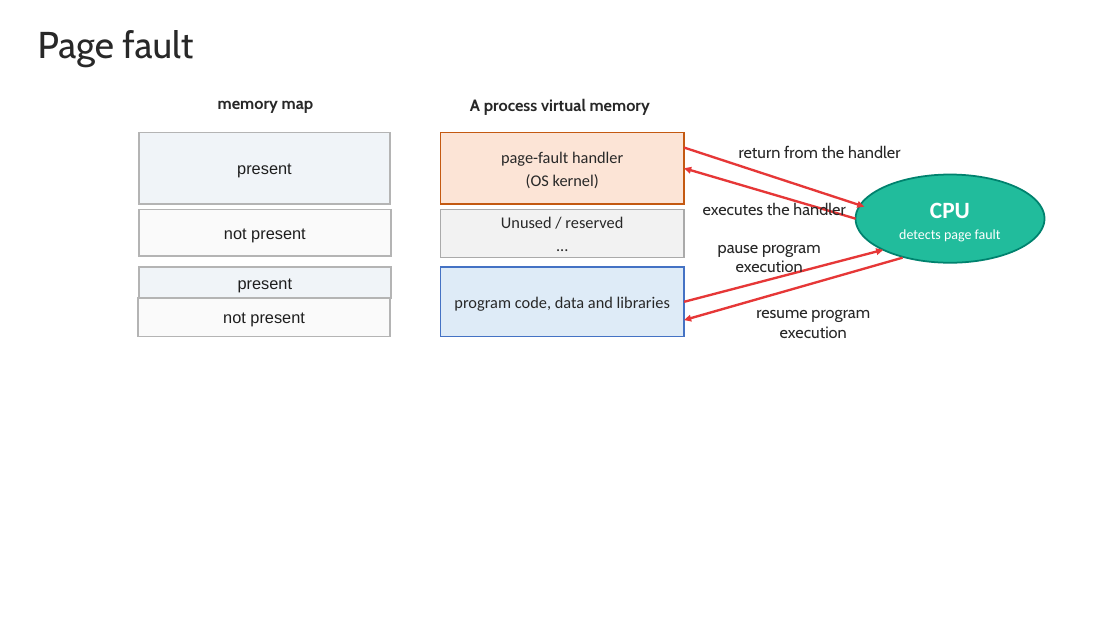
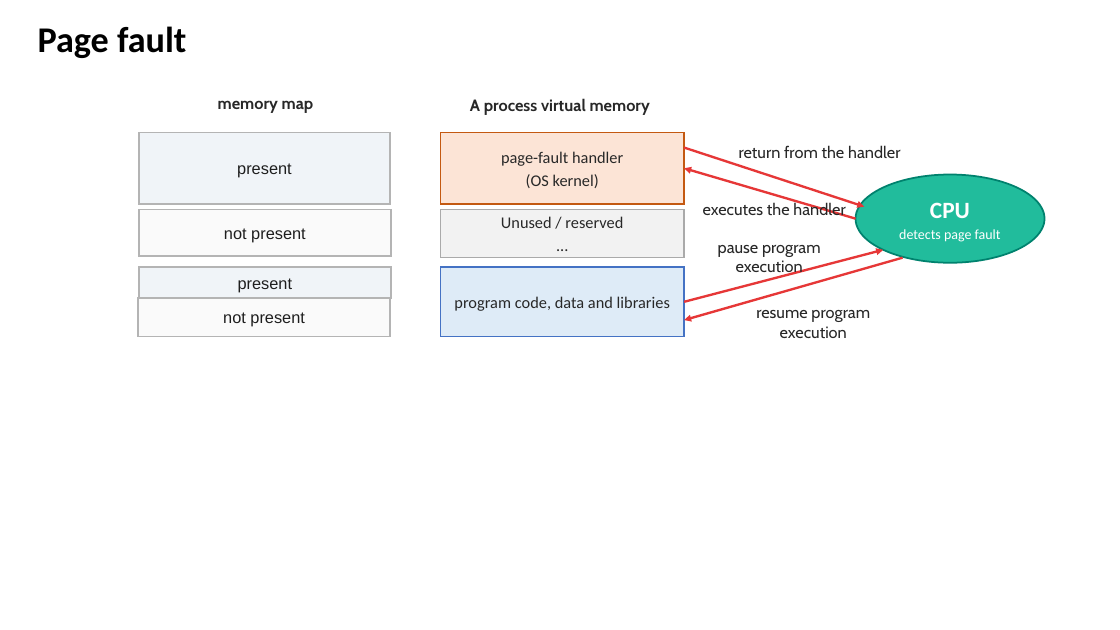
Before and after one commit to zhangzhics/CITS5503_Sem2, a slide deck: slide 16 of Live-lecture-slides/CITS5503Virtualization_DynamoDB_week4.pptx. Drawn at 1120x630 pixels with LibreOffice and Linux fonts; fonts in the diff are those of the drawing. Boxes give left, top, right and bottom in pixels: in the first picture for what was removed or moved away, otherwise in the second. Text is boxed around its words. In the diff, an @@ line names an element or a change of style, - is before the commit and + after.

```diff
--- a/Live-lecture-slides/CITS5503Virtualization_DynamoDB_week4.pptx
+++ b/Live-lecture-slides/CITS5503Virtualization_DynamoDB_week4.pptx
@@ text "Page fault" at [38,26,186,58]: size 32 to 31 pt, font Cabin to Calibri, text colour #282828 to #000000, bold on; line spacing 1 to 0.9; less space between paragraphs @@
```
Also in this commit, not shown: 19 other slides changed.
